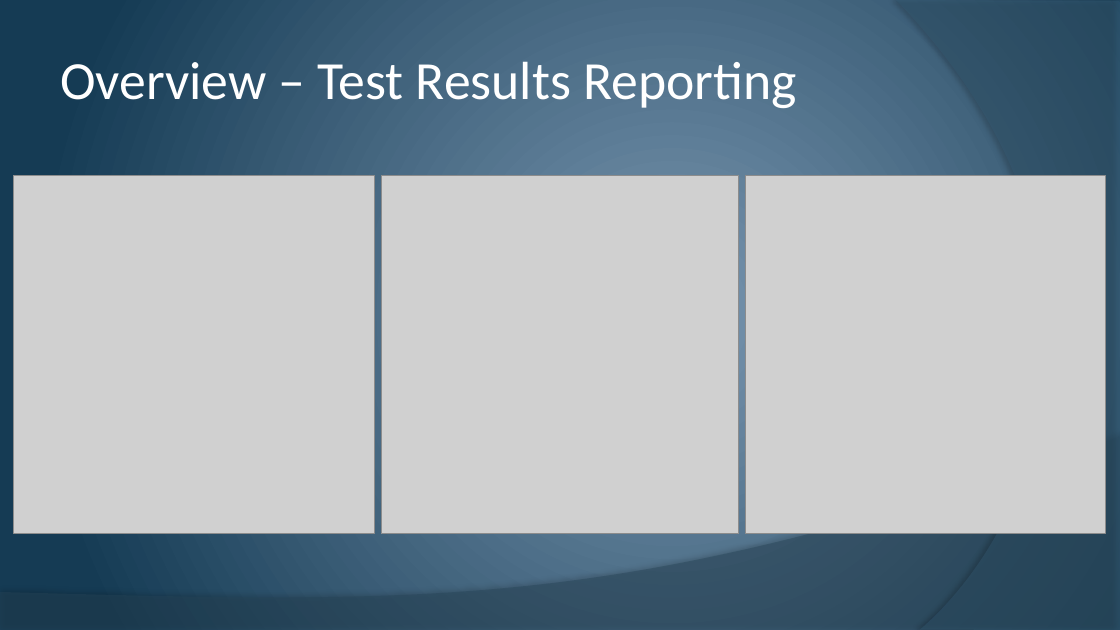
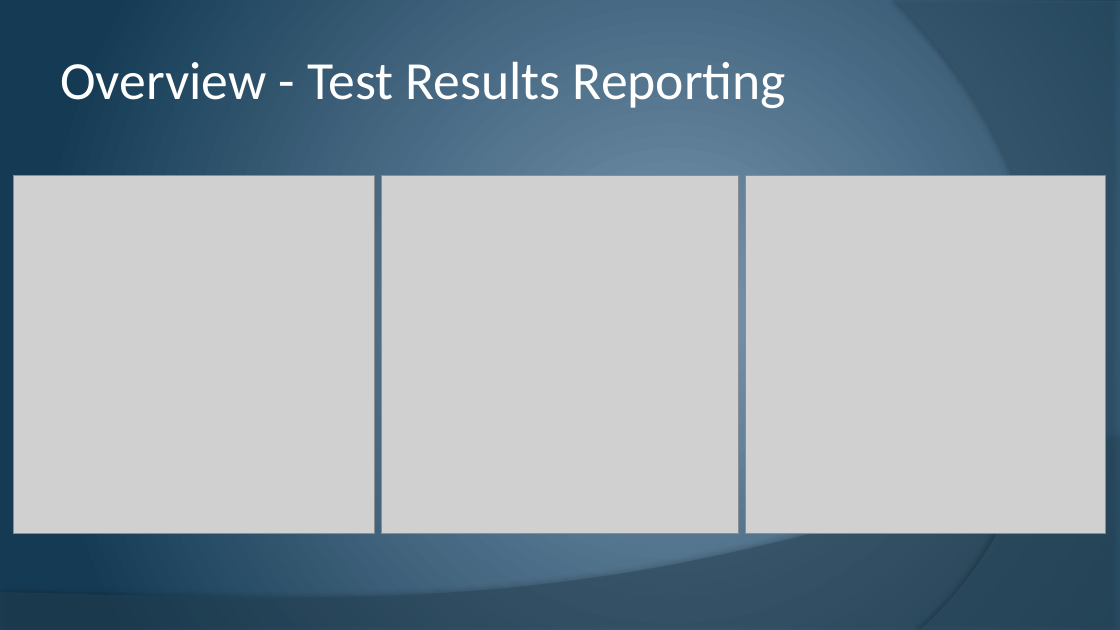
Before and after one commit to cstultz/cis234, a slide deck: slide 12 of assigns/assign10/t1-a10.pptx (slide 11 before the commit). Drawn at 1120x630 pixels with LibreOffice and Linux fonts; fonts in the diff are those of the drawing; grey boxes stand for pictures. Boxes give left, top, right and bottom in pixels: in the first picture for what was removed or moved away, otherwise in the second. Text is boxed around its words. In the diff, an @@ line names an element or a change of style, - is before the commit and + after.

```diff
--- a/assigns/assign10/t1-a10.pptx
+++ b/assigns/assign10/t1-a10.pptx
@@ title at (x1=60, y1=61, x2=786, y2=108): text changed @@
-Overview – Test Results Reporting
+Overview - Test Results Reporting
```
Also in this commit, not shown: 10 other slides changed, 2 slides added, 1 slide removed.
